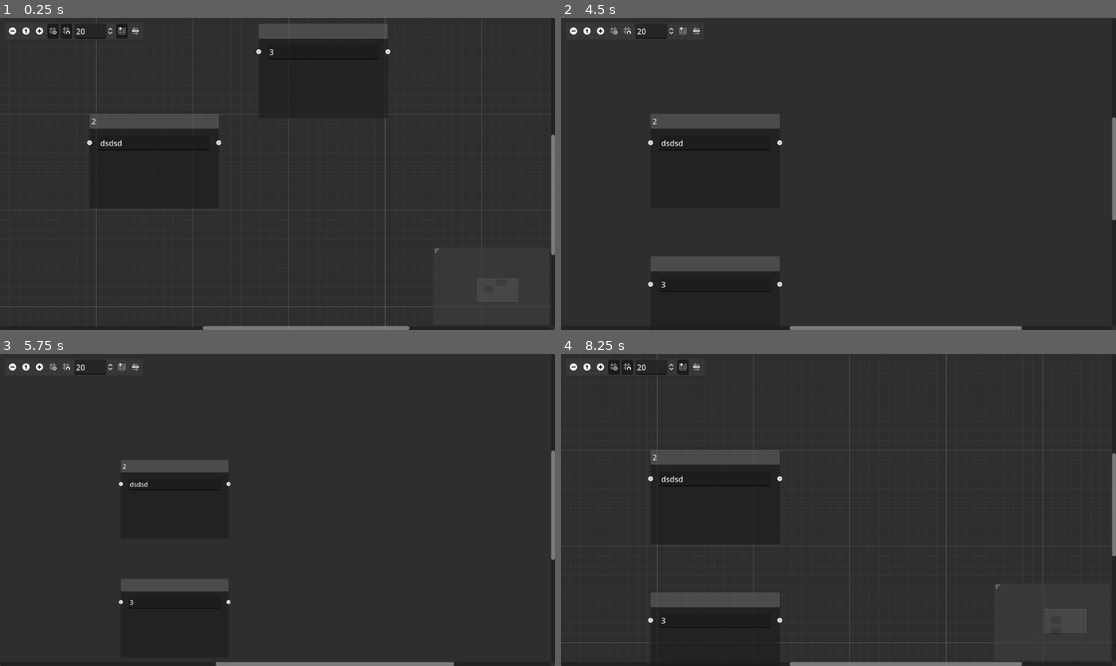
Above: before the commit, frames 1-4 (two rows, left to right).
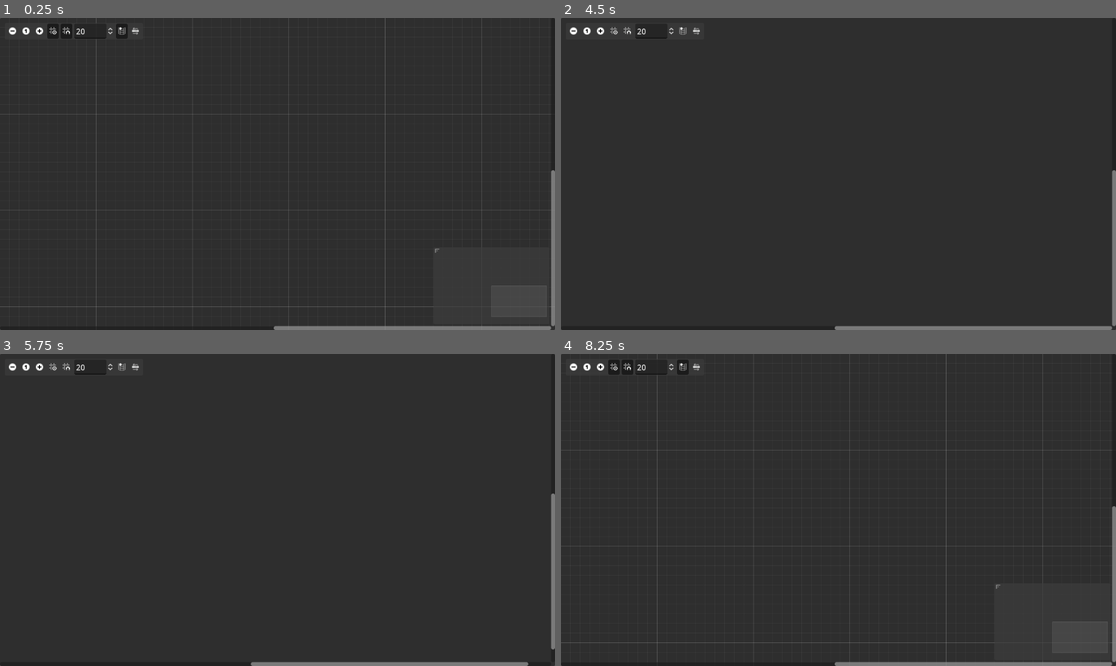
Above: after the commit, the same moments.

Repository: AntonBogun/FactorioBelts
Game: Godot game, scene res://node_2d.tscn
Same seed, same stepped clock (60 frames per second), same inputs: the game is played once before the commit and once after it.
Inputs (mouse positions are in pixels of both pictures, inside the frame that each line leads up to):
- Up to frame 1 (0.25 s): no input
- Up to frame 2 (4.5 s): click (572, 30) at 0.5 s; click (599, 30) at 1.25 s; click (616, 30) at 2 s; click (627, 30) at 2.75 s; click (683, 30) at 3.5 s; click (694, 30) at 4.25 s
- Up to frame 3 (5.75 s): click (11, 366) at 5 s
- Up to frame 4 (8.25 s): click (599, 366) at 5.75 s; click (616, 366) at 6.5 s; click (627, 366) at 7.25 s; click (683, 366) at 8 s

The runs differ from the first frame. In frame 1, 3.2% of the frame differs, in the area x 15-100%, y 2-100%; in frame 2, 3.1%; in frame 3, 2.2%; in frame 4, 3.2%.

Commit message:
graphnode system seems working, need to add update logic now

Diff:
--- a/BeltCreate.gd
+++ b/BeltCreate.gd
@@ -10,7 +10,7 @@
 func handle(id: int):
 #	for button in buttons:
 #		button.pressed = false
-	print("clicked:",id_to_name(id))
+	print("[BeltCreate] clicked:",id_to_name(id))
 	hide()
 	selected.emit(id,position)
 
--- a/GraphEdit.gd
+++ b/GraphEdit.gd
@@ -18,17 +18,17 @@
 	return (screen_pos+scroll_offset)/zoom;
 
 func create_node(node_id: int, screen_pos: Vector2):
-	prints("screen_pos, scroll_offset, zoom:", zoom, screen_pos, scroll_offset)
+#	prints("screen_pos, scroll_offset, zoom:", zoom, screen_pos, scroll_offset)
 
 	var graph_pos = to_graph_coordinates(screen_pos)
 
-	prints("graph pos:", graph_pos)
+#	prints("graph pos:", graph_pos)
 
 	var node=preload("res://graph_node.tscn").instantiate()
 	node.init(popup.id_to_name(node_id))
 	add_child(node)
-	node.finalize_slots()
-	prints("ACTUAL",node.get_child(0).get_child(0).size)
+	# node.finalize_slots()
+#	prints("ACTUAL",node.get_child(0).get_child(0).size)
 	node.connect_to_delete(del_node.bind(node.name))
 	node.position_offset=graph_pos
 
@@ -45,14 +45,16 @@
 	if event is InputEventMouseButton:
 		if event.button_index == MOUSE_BUTTON_RIGHT:
 			if event.pressed:
-				print("right click on graph")
+#				print("right click on graph")
 				if popup.is_visible():
 					popup.hide()
 				popup.show_popup(get_global_mouse_position())
+				LM_timer=0
 			return
 		elif event.button_index == MOUSE_BUTTON_LEFT:
 			if event.pressed and popup.is_visible():
 				LM_pressed=true
+				LM_timer=0
 			return
 	# print(event)
 	LM_pressed=false
@@ -66,13 +68,12 @@
 	# 			del_node(node.name)
 
 func _process(delta):
-	if popup.is_visible():
-		if LM_pressed:
-			LM_timer+=delta
-			if LM_timer>LM_delay:
-				LM_pressed=false
-				LM_timer=0
-				popup.hide()
+	LM_pressed=LM_pressed and popup.is_visible()
+	if LM_pressed:
+		LM_timer+=delta
+		if LM_timer>LM_delay:
+			LM_pressed=false
+			popup.hide()
 
 
 # func _on_popup_request(position):
@@ -84,7 +85,7 @@
 var graph_to={}
 
 func add_edge(from_node, from_port, to_node, to_port):
-	prints("connecting:",from_node, from_port, to_node, to_port)
+	prints("[GraphEdit] connecting:",from_node, from_port, to_node, to_port)
 	if not graph_from.has(from_node):
 		graph_from[from_node]={}
 	if not graph_to.has(to_node):
@@ -94,7 +95,7 @@
 	connect_node(from_node, from_port, to_node, to_port)
 
 func del_edge(from_node, from_port, to_node, to_port):
-	prints("disconnecting:",from_node, from_port, to_node, to_port)
+	prints("[GraphEdit] disconnecting:",from_node, from_port, to_node, to_port)
 	if graph_from.has(from_node):
 		if graph_from[from_node].has(from_port):
 			graph_from[from_node].erase(from_port)
@@ -104,7 +105,7 @@
 	disconnect_node(from_node, from_port, to_node, to_port)
 
 func del_port(node, port, is_from=true):
-	prints("disconnecting port:",node, port)
+	prints("[GraphEdit] disconnecting port:",node, port)
 	if is_from:
 		if graph_from.has(node):
 			if graph_from[node].has(port):
@@ -138,7 +139,7 @@
 
 
 func del_node(node_name):
-	prints("deleting node:",node_name)
+	prints("[GraphEdit] deleting node:",node_name)
 	if graph_from.has(node_name):
 		for port in graph_from[node_name]:
 			del_edge(node_name, port, graph_from[node_name][port][0], graph_from[node_name][port][1])
@@ -147,7 +148,7 @@
 		for port in graph_to[node_name]:
 			del_edge(graph_to[node_name][port][0], graph_to[node_name][port][1], node_name, port)
 		graph_to.erase(node_name)
-	print("DELETE",get_node(String(node_name)).get_child(0).get_child(0).size)
+#	print("DELETE",get_node(String(node_name)).get_child(0).get_child(0).size)
 	get_node(String(node_name)).queue_free()
 
 
--- a/GraphNode.gd
+++ b/GraphNode.gd
@@ -4,6 +4,24 @@
 var belt_display=preload("res://belt_display.tscn")
 var interactive_belt_display=preload("res://interactive_belt_display.tscn")
 var num_REAL_slots=0
+
+#multiple for multiple lines
+#each entry has [left,right], where left and right are dictionaries of {item_name:amount}
+var outputs=[]
+#each entry is just [sum_left,sum_right]
+var totals=[]
+
+#the node selects a single function to be used for evaluation instead of costly string comparisons
+
+# func process_type_Input(inputs,max_outputs):
+# 	if max_outputs
+
+
+func _process(delta):
+	pass
+
+
+
 
 signal delete
 
@@ -18,7 +36,18 @@
 
 
 
+func _on_ind_0_sort_children():
+	# print("sort_signal")
+	finalize_slots()
+
+
 func finalize_slots():
+	$ind0.custom_minimum_size.x=$ind0/div.size.x
+	$ind0.reset_size()
+	reset_size() #when this is removed and a printscreen is taken while the graphnode is in focus (*not* the show button)
+	#it will cause the node to stop automatically resizing down for some reason (probably godot bug)
+#	prints(type,": size :",$ind0/div.size, "; ind0:",$ind0.size)
+
 	if num_REAL_slots==0:
 		return
 	var slot_control_size=$ind0/div.size
@@ -102,15 +131,14 @@
 		$ind0/div/Belts/DetailedInfo/OutputLabel.hide()
 		$ind0/div/Belts/DetailedInfo/OutputBeltDisplay.hide()
 		$ind0/div/Belts/DetailedInfo/InputLabel.text="Input:"
-
-
 		prepare_append_REAL_slot(true,0,Color.GREEN,true,0,Color.GREEN)
-
 		var _i=interactive_belt_display.instantiate()
+		_i.get_node("box/ItemLabel").hide() #prevent item input from showing up
+		_i.get_node("box/Item").hide()
 		$ind0/div/Belts/ThroughputBeltDisplay.add_child(_i)
 
-		var _o=belt_display.instantiate()
-		_o.init("True Input",[0,0],"/m")
+		# var _o=belt_display.instantiate()
+		# _o.init("True Input",[0,0],"/m")
 	else:
 		print("Error: unrecognized type in GraphNode.gd")
 		return
@@ -120,20 +148,17 @@
 func connect_to_delete(_callable):
 	delete.connect(_callable)
 
-func _on_focus_changed(control:Control):
-	if control != null:
-		print(control.name, "print at GraphNode.gd")
+#func _on_focus_changed(control:Control):
+#	if control != null:
+#		print(control.name, "print at GraphNode.gd")
 
-func _ready():
-	get_viewport().gui_focus_changed.connect(_on_focus_changed)
+#func _ready():
+#	get_viewport().gui_focus_changed.connect(_on_focus_changed)
 
-
-# Called every frame. 'delta' is the elapsed time since the previous frame.
-func _process(delta):
-	pass
 
 
 func _on_show_more_toggled(button_pressed):
+#	prints("showmore:",button_pressed)
 	if button_pressed:
 		$ind0/div/Belts/DetailedInfo.show()
 		$ind0/div/Belts/ShowMore.text="Show Less"
--- a/graph_node.tscn
+++ b/graph_node.tscn
@@ -16,16 +16,13 @@
 slot/0/draw_stylebox = true
 script = ExtResource("1_x2ams")
 
-[node name="ind0" type="Control" parent="."]
+[node name="ind0" type="Container" parent="."]
 layout_mode = 2
 size_flags_stretch_ratio = 0.0
 mouse_filter = 2
 
 [node name="div" type="VSplitContainer" parent="ind0"]
 layout_mode = 2
-offset_right = 181.0
-offset_bottom = 108.0
-grow_horizontal = 2
 
 [node name="Belts" type="VBoxContainer" parent="ind0/div"]
 layout_mode = 2
@@ -39,6 +36,7 @@
 
 [node name="ShowMore" type="Button" parent="ind0/div/Belts"]
 layout_mode = 2
+toggle_mode = true
 text = "Show more"
 
 [node name="DetailedInfo" type="VBoxContainer" parent="ind0/div/Belts"]
@@ -64,6 +62,7 @@
 toggle_mode = true
 text = "delete"
 
+[connection signal="sort_children" from="ind0" to="." method="_on_ind_0_sort_children"]
 [connection signal="toggled" from="ind0/div/Belts/ShowMore" to="." method="_on_show_more_toggled"]
 [connection signal="focus_exited" from="ind0/div/Delete" to="." method="_on_delete_focus_exited"]
 [connection signal="toggled" from="ind0/div/Delete" to="." method="_on_delete_toggled"]
--- a/node_2d.tscn
+++ b/node_2d.tscn
@@ -1,7 +1,6 @@
-[gd_scene load_steps=4 format=3 uid="uid://c3nvg0oqut0eb"]
+[gd_scene load_steps=3 format=3 uid="uid://c3nvg0oqut0eb"]
 
 [ext_resource type="Script" path="res://GraphEdit.gd" id="1_dnars"]
-[ext_resource type="Script" path="res://PainNode.gd" id="2_0q0o0"]
 [ext_resource type="Script" path="res://BeltCreate.gd" id="4_0d3xu"]
 
 [node name="Main" type="Node2D"]
@@ -28,70 +27,6 @@
 grow_vertical = 2
 script = ExtResource("1_dnars")
 metadata/_edit_lock_ = true
-
-[node name="GraphNode2" type="GraphNode" parent="ScreenLayer/Screen/GraphEdit"]
-layout_mode = 0
-offset_left = 186.0
-offset_top = 199.0
-offset_right = 454.0
-offset_bottom = 395.0
-mouse_filter = 1
-title = "2"
-position_offset = Vector2(186, 199)
-slot/0/left_enabled = false
-slot/0/left_type = 0
-slot/0/left_color = Color(1, 1, 1, 1)
-slot/0/left_icon = null
-slot/0/right_enabled = false
-slot/0/right_type = 0
-slot/0/right_color = Color(1, 1, 1, 1)
-slot/0/right_icon = null
-slot/0/draw_stylebox = true
-slot/1/left_enabled = true
-slot/1/left_type = 0
-slot/1/left_color = Color(1, 1, 1, 1)
-slot/1/left_icon = null
-slot/1/right_enabled = true
-slot/1/right_type = 0
-slot/1/right_color = Color(1, 1, 1, 1)
-slot/1/right_icon = null
-slot/1/draw_stylebox = true
-script = ExtResource("2_0q0o0")
-
-[node name="Control" type="Control" parent="ScreenLayer/Screen/GraphEdit/GraphNode2"]
-layout_mode = 2
-
-[node name="Control" type="Control" parent="ScreenLayer/Screen/GraphEdit/GraphNode2/Control"]
-anchors_preset = 0
-offset_right = 40.0
-offset_bottom = 40.0
-
-[node name="TextEdit2" type="LineEdit" parent="ScreenLayer/Screen/GraphEdit/GraphNode2"]
-layout_mode = 2
-text = "dsdsd"
-
-[node name="GraphNode3" type="GraphNode" parent="ScreenLayer/Screen/GraphEdit"]
-layout_mode = 0
-offset_left = 537.0
-offset_top = 12.0
-offset_right = 805.0
-offset_bottom = 208.0
-mouse_filter = 1
-position_offset = Vector2(537, 12)
-slot/0/left_enabled = true
-slot/0/left_type = 0
-slot/0/left_color = Color(1, 1, 1, 1)
-slot/0/left_icon = null
-slot/0/right_enabled = true
-slot/0/right_type = 0
-slot/0/right_color = Color(1, 1, 1, 1)
-slot/0/right_icon = null
-slot/0/draw_stylebox = true
-metadata/_edit_lock_ = true
-
-[node name="TextEdit2" type="LineEdit" parent="ScreenLayer/Screen/GraphEdit/GraphNode3"]
-layout_mode = 2
-text = "3"
 
 [node name="BeltCreate" type="PanelContainer" parent="ScreenLayer/Screen"]
 visible = false
